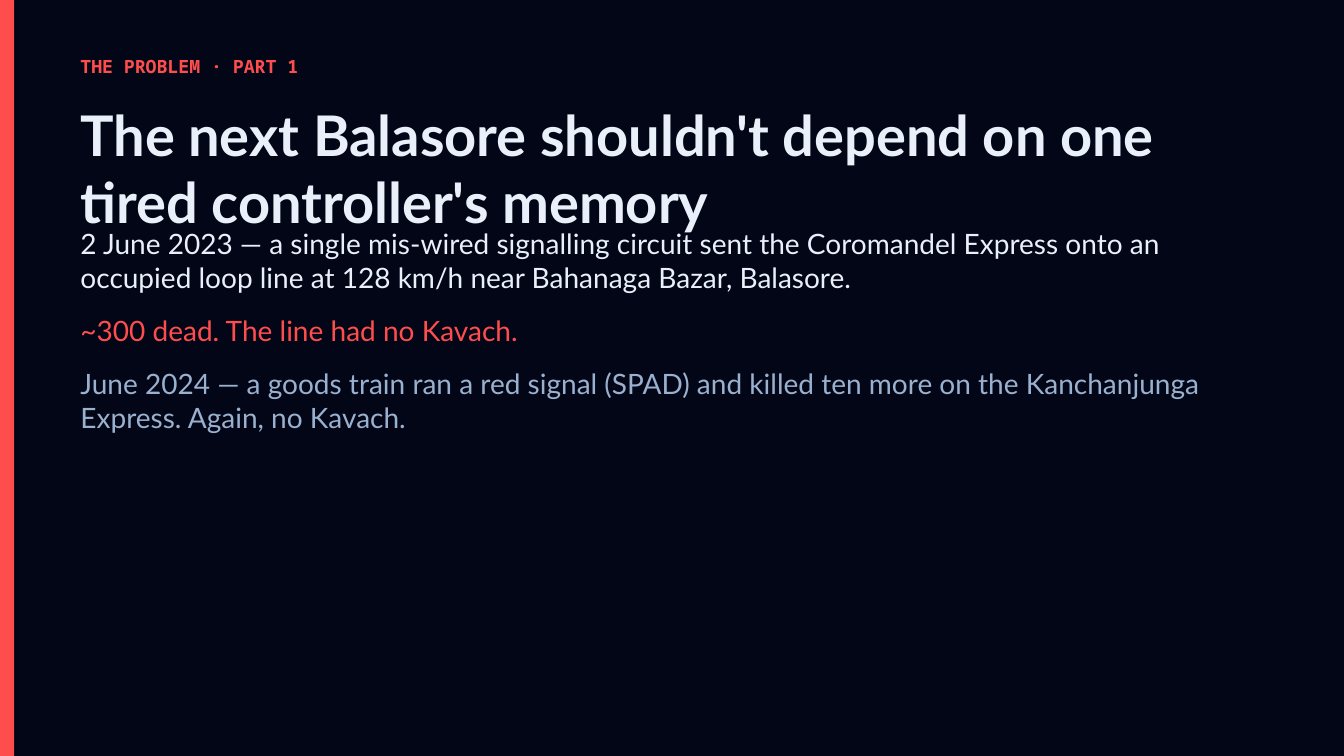
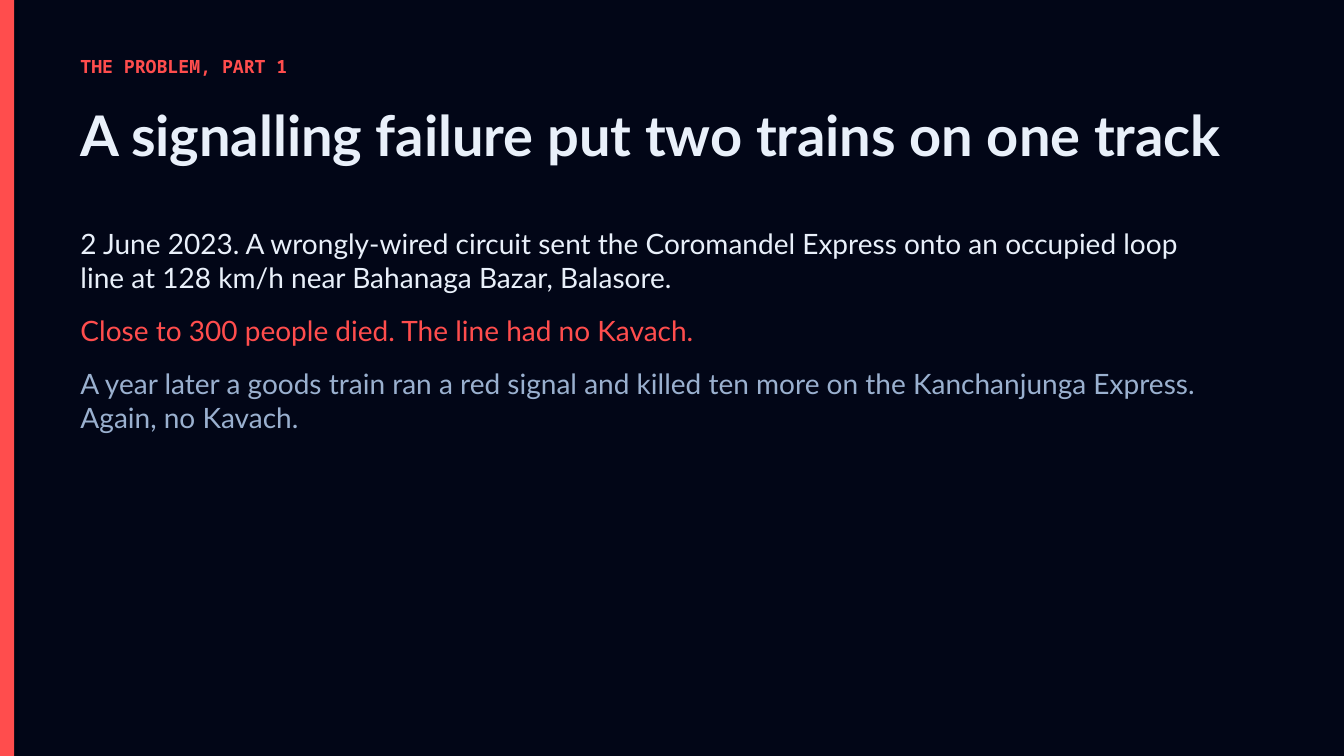
Before and after one commit to garvitsurana271/pravaah, a slide deck: slide 2 of Pravaah-Deck.pptx. Drawn at 1344x756 pixels with LibreOffice and Linux fonts; fonts in the diff are those of the drawing. Boxes give left, top, right and bottom in pixels: in the first picture for what was removed or moved away, otherwise in the second. Text is boxed around its words. In the diff, an @@ line names an element or a change of style, - is before the commit and + after.

```diff
--- a/Pravaah-Deck.pptx
+++ b/Pravaah-Deck.pptx
@@ text at (80, 59, 287, 76): text changed @@
-THE PROBLEM · PART 1
+THE PROBLEM, PART 1
@@ text at (80, 114, 1221, 166): text changed @@
-The next Balasore shouldn't depend on one tired controller's memory
+A signalling failure put two trains on one track
@@ text at (80, 233, 1194, 433): text changed @@
-2 June 2023 — a single mis-wired signalling circuit sent the Coromandel Express onto an occupied loop line at 128 km/h near Bahanaga Bazar, Balasore.
-~300 dead. The line had no Kavach.
-June 2024 — a goods train ran a red signal (SPAD) and killed ten more on the Kanchanjunga Express. Again, no Kavach.
+2 June 2023. A wrongly-wired circuit sent the Coromandel Express onto an occupied loop line at 128 km/h near Bahanaga Bazar, Balasore.
+Close to 300 people died. The line had no Kavach.
+A year later a goods train ran a red signal and killed ten more on the Kanchanjunga Express. Again, no Kavach.
```
Also in this commit, not shown: 11 other slides changed, 1 slide added, 1 slide removed, 18 other files.
